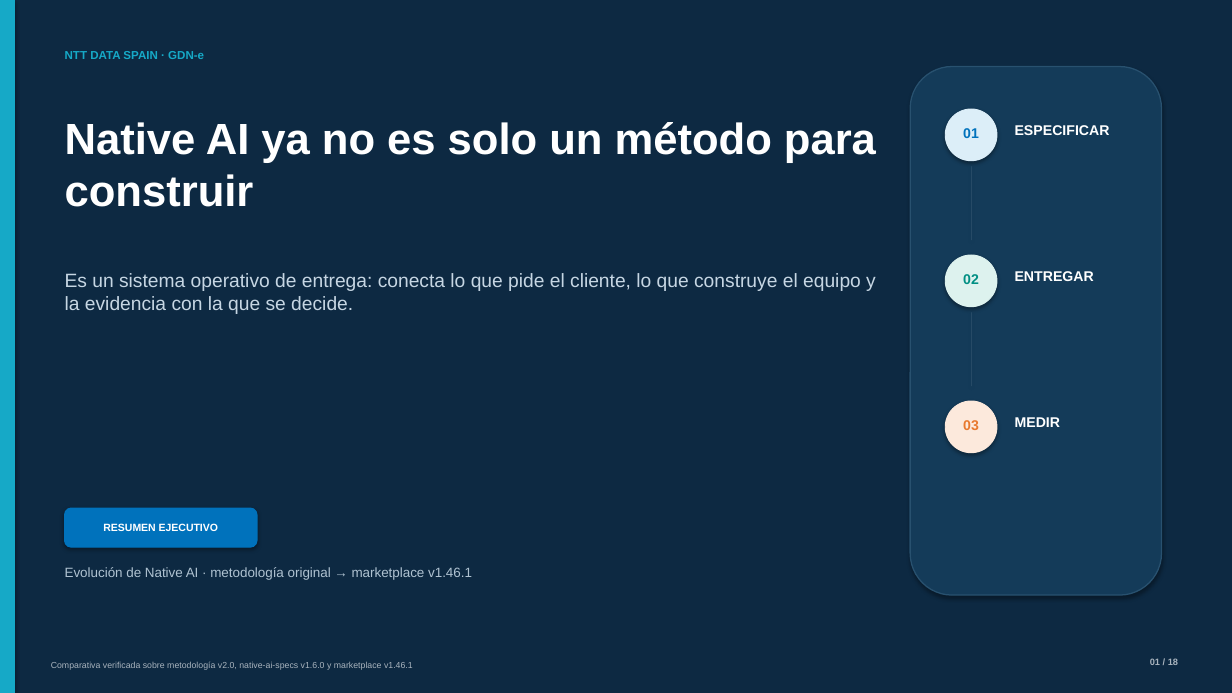
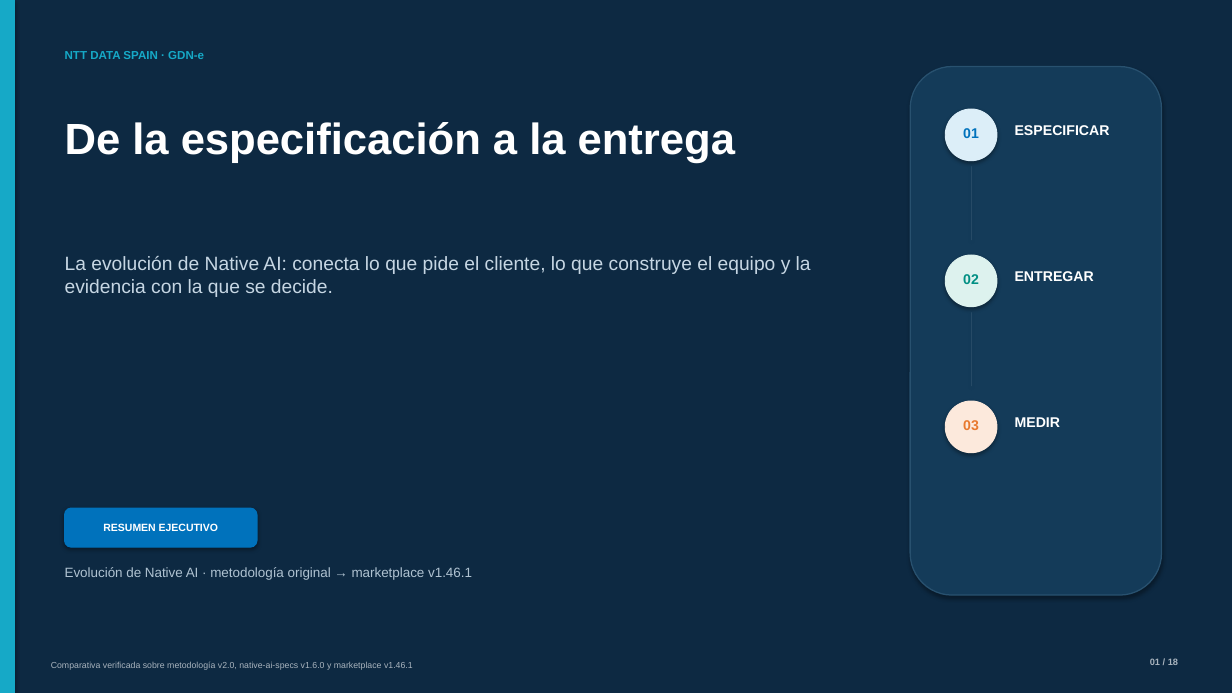
Before and after one commit to grananda/aidd-marketplace, a slide deck: slide 1 of docs/presentaciones/evolucion-native-ai/evolucion-native-ai-v2.pptx. Drawn at 1232x693 pixels with LibreOffice and Linux fonts; fonts in the diff are those of the drawing. Boxes give left, top, right and bottom in pixels: in the first picture for what was removed or moved away, otherwise in the second. Text is boxed around its words. In the diff, an @@ line names an element or a change of style, - is before the commit and + after.

Commit message:
docs: corrige la portada y el ajuste de textos del deck

```diff
--- a/docs/presentaciones/evolucion-native-ai/evolucion-native-ai-v2.pptx
+++ b/docs/presentaciones/evolucion-native-ai/evolucion-native-ai-v2.pptx
@@ text at <box>65,122,735,163</box>: text changed @@
-Native AI ya no es solo un método para construir
+De la especificación a la entrega
@@ text at <box>65,256,811,297</box>: text changed @@
-Es un sistema operativo de entrega: conecta lo que pide el cliente, lo que construye el equipo y la evidencia con la que se decide.
+La evolución de Native AI: conecta lo que pide el cliente, lo que construye el equipo y la evidencia con la que se decide.
```
Also in this commit, not shown: 4 other files.
